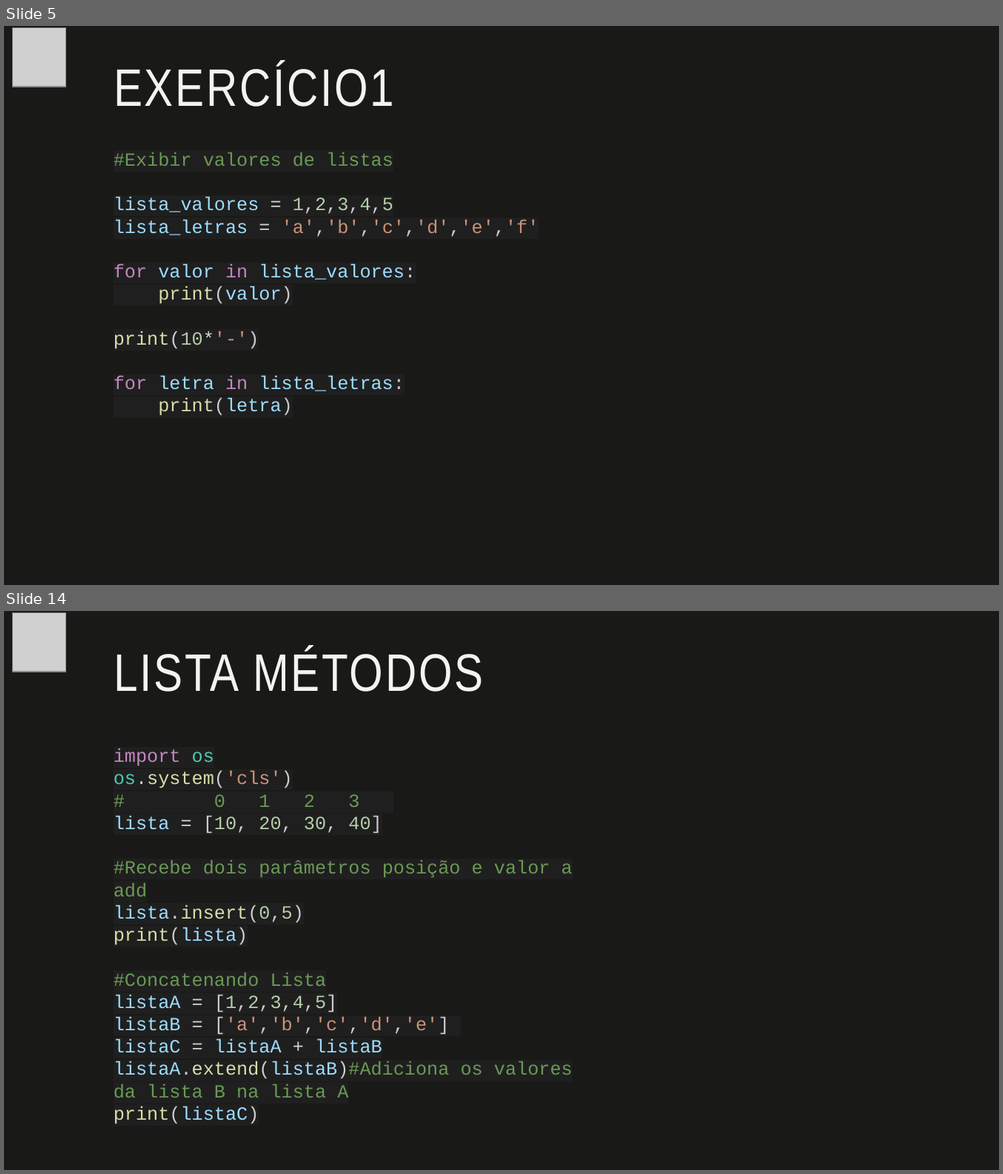
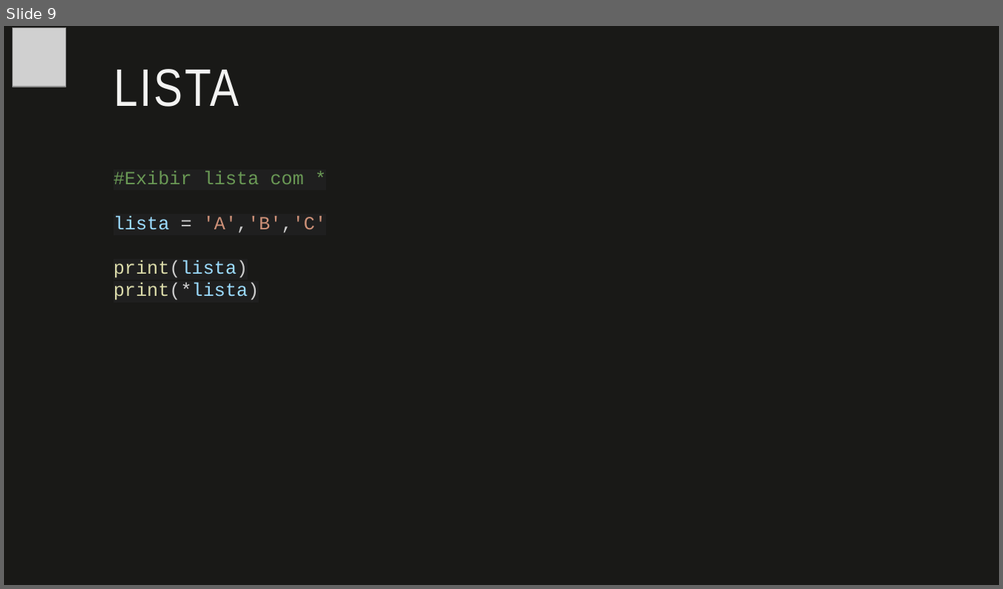
Before and after one commit to fabio-sudo/PythonCurso, a slide deck: Python_Dev/Material Python/9 - Metodos Uteis em Python.pptx. Shown one above the other, each under a label of ours: slides 5 and 14 before the commit, slide 9 after it; the slides between them are not shown. The pictures are 1003x1174 and 1003x589 pixels, drawn with LibreOffice and Linux fonts; fonts in the diff are those of the drawing; grey boxes stand for pictures. Boxes give left, top, right and bottom in pixels: in the first picture for what was removed or moved away, otherwise in the second. Text is boxed around its words. In the diff, an @@ line names an element or a change of style, - is before the commit and + after.

```diff
--- a/Python_Dev/Material Python/9 - Metodos Uteis em Python.pptx
+++ b/Python_Dev/Material Python/9 - Metodos Uteis em Python.pptx
@@ slide 14 removed at [4, 611, 999, 1170], background #191917 @@
@@ picture removed at [12, 612, 66, 672] @@
@@ title removed at [114, 649, 483, 692] @@
-LISTA MÉTODOS
@@ text removed at [114, 749, 572, 1098] @@
-import os
-os.system('cls')
-# 0 1 2 3
-lista = [10, 20, 30, 40]
-#Recebe dois parâmetros posição e valor a add
-lista.insert(0,5)
-print(lista)
-#Concatenando Lista
-listaA = [1,2,3,4,5]
-listaB = ['a','b','c','d','e']
-listaC = listaA + listaB
-listaA.extend(listaB)#Adiciona os valores da lista B na lista A
-print(listaC)
@@ what was slide 5 is now slide 9 @@
@@ slide 9 changed as well @@
@@ title at [114, 69, 239, 107]: text changed @@
-EXERCÍCIO1
+LISTA
@@ text removed at [114, 153, 539, 416] @@
-#Exibir valores de listas
-lista_valores = 1,2,3,4,5
-lista_letras = 'a','b','c','d','e','f'
-for valor in lista_valores:
-print(valor)
-print(10*'-')
-for letra in lista_letras:
-print(letra)
@@ text added at [114, 171, 326, 301], 18 pt, text #6A9955 @@
+#Exibir lista com *
+lista = 'A','B','C'
+print(lista)
+print(*lista)
```
Also in this commit, not shown: 11 slides added, 21 other slides removed, 8 other files.
